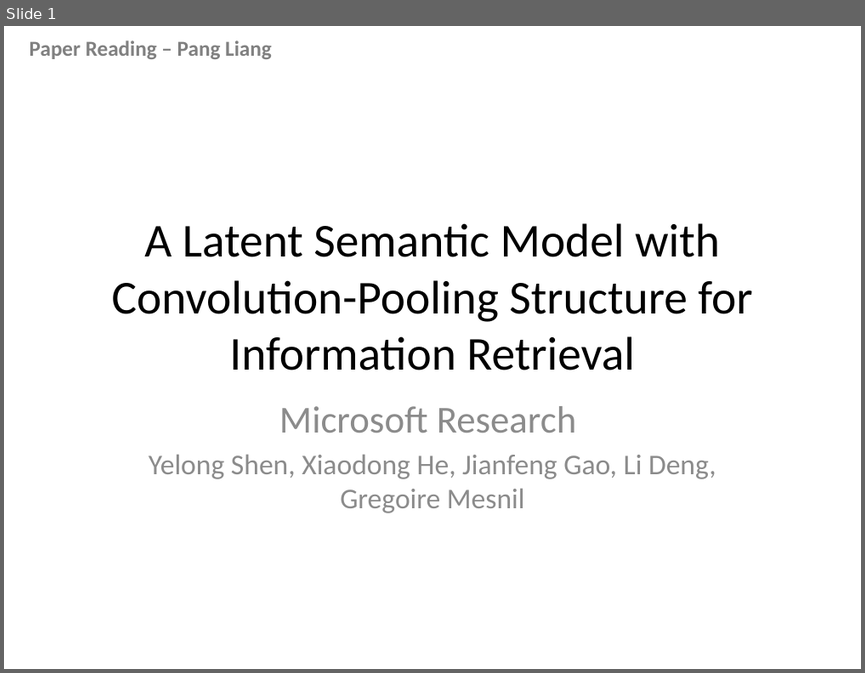
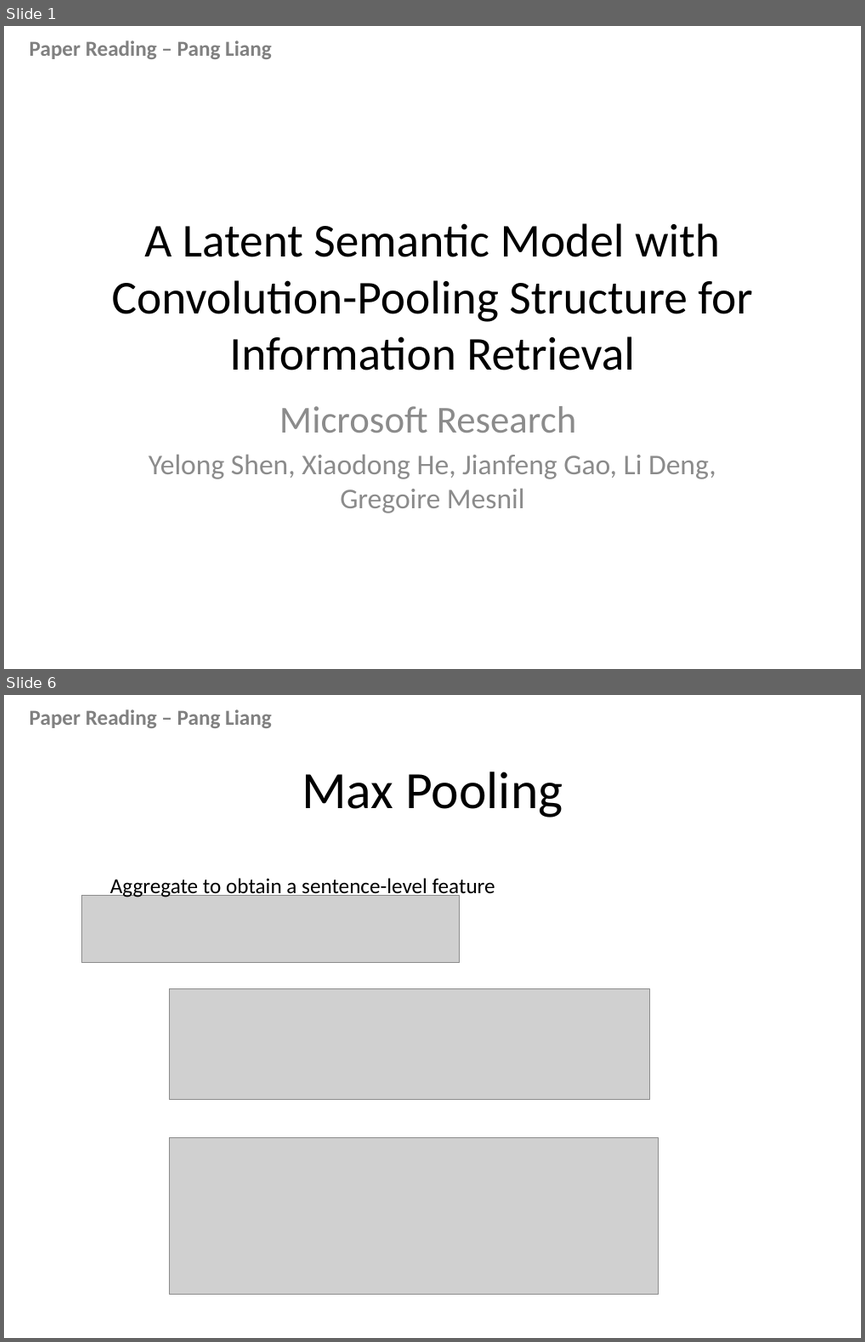
Before and after one commit to pl8787/exp_caffe, a slide deck: doc/Paper Reading.pptx. Shown one above the other, each under a label of ours: slide 1 before the commit, slides 1 and 6 after it; the slides between them are not shown. The pictures are 865x673 and 865x1342 pixels, drawn with LibreOffice and Linux fonts; fonts in the diff are those of the drawing; grey boxes stand for pictures. Boxes give left, top, right and bottom in pixels: in the first picture for what was removed or moved away, otherwise in the second. Text is boxed around its words. In the diff, an @@ line names an element or a change of style, - is before the commit and + after.

```diff
--- a/doc/Paper Reading.pptx
+++ b/doc/Paper Reading.pptx
@@ slide 6 added at bbox=[4, 695, 861, 1338], background #FFFFFF; not listed: 1 template element that a slide beside it also shows @@
@@ title added at bbox=[302, 771, 562, 817], 44 pt, text #000000 @@
+Max Pooling
@@ picture added at bbox=[82, 895, 460, 962] @@
@@ text added at bbox=[110, 878, 495, 899], 18 pt, text #000000 @@
+Aggregate to obtain a sentence-level feature
@@ picture added at bbox=[170, 989, 649, 1100] @@
@@ picture added at bbox=[170, 1138, 658, 1294] @@
```
Also in this commit, not shown: 8 other slides added, 1 slide removed.
